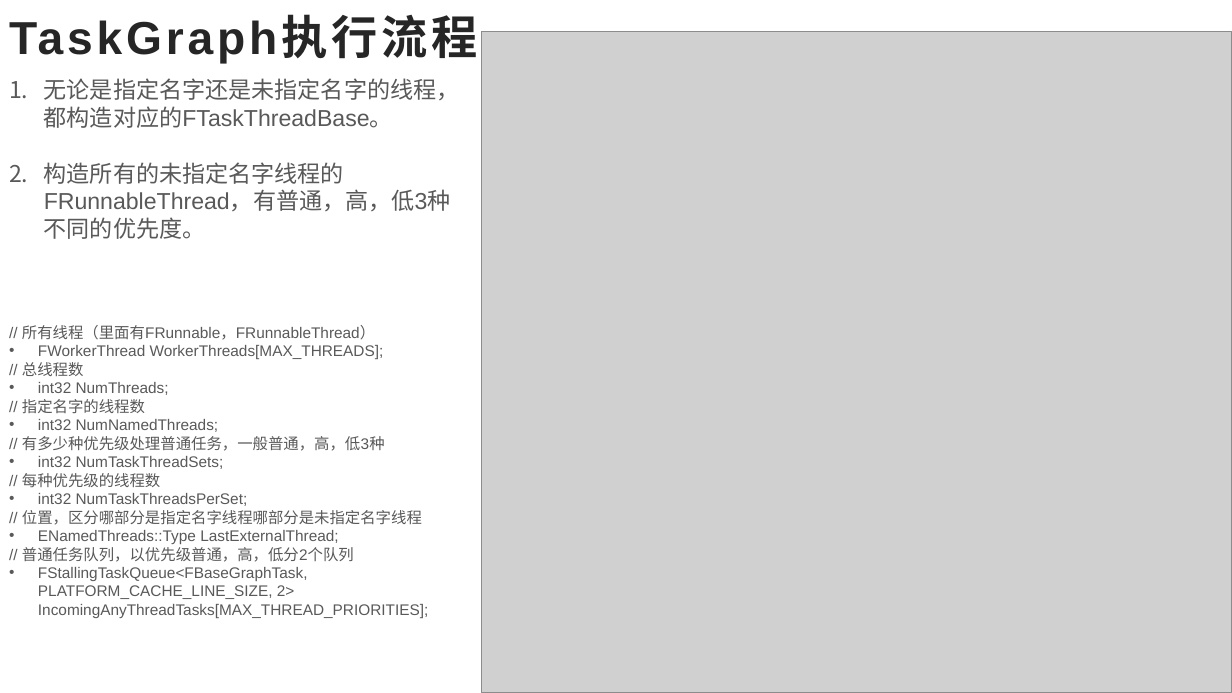
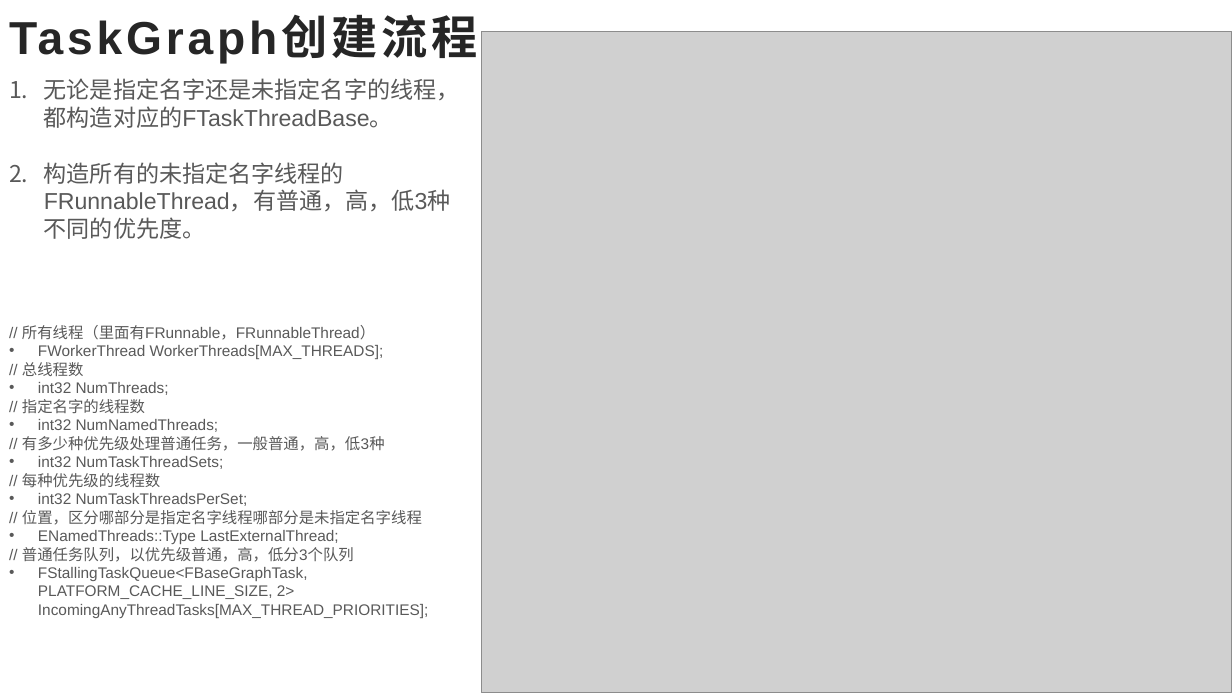
Before and after one commit to ZLam/LearnUE4, a slide deck: slide 18 of MultiThread/PPT/UE4_多线程.pptx. Drawn at 1232x693 pixels with LibreOffice and Linux fonts; fonts in the diff are those of the drawing; grey boxes stand for pictures. Boxes give left, top, right and bottom in pixels: in the first picture for what was removed or moved away, otherwise in the second. Text is boxed around its words. In the diff, an @@ line names an element or a change of style, - is before the commit and + after.

```diff
--- a/MultiThread/PPT/UE4_多线程.pptx
+++ b/MultiThread/PPT/UE4_多线程.pptx
@@ title at (x1=9, y1=17, x2=478, y2=63): text changed @@
-TaskGraph执行流程
+TaskGraph创建流程
@@ text at (x1=22, y1=547, x2=354, y2=562): text changed @@
-// 普通任务队列，以优先级普通，高，低分2个队列
+// 普通任务队列，以优先级普通，高，低分3个队列
```
Also in this commit, not shown: 14 other slides changed, 1 slide added, 1 slide removed, 1 other file.
